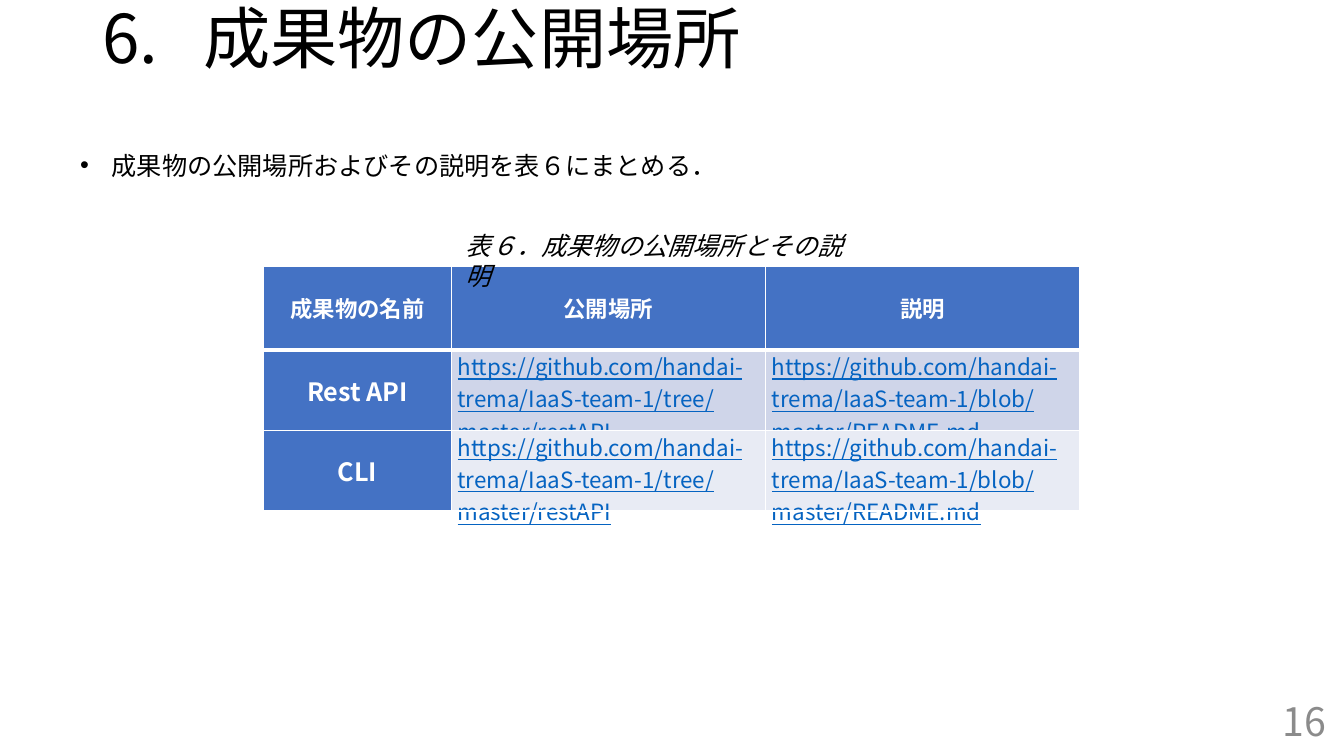
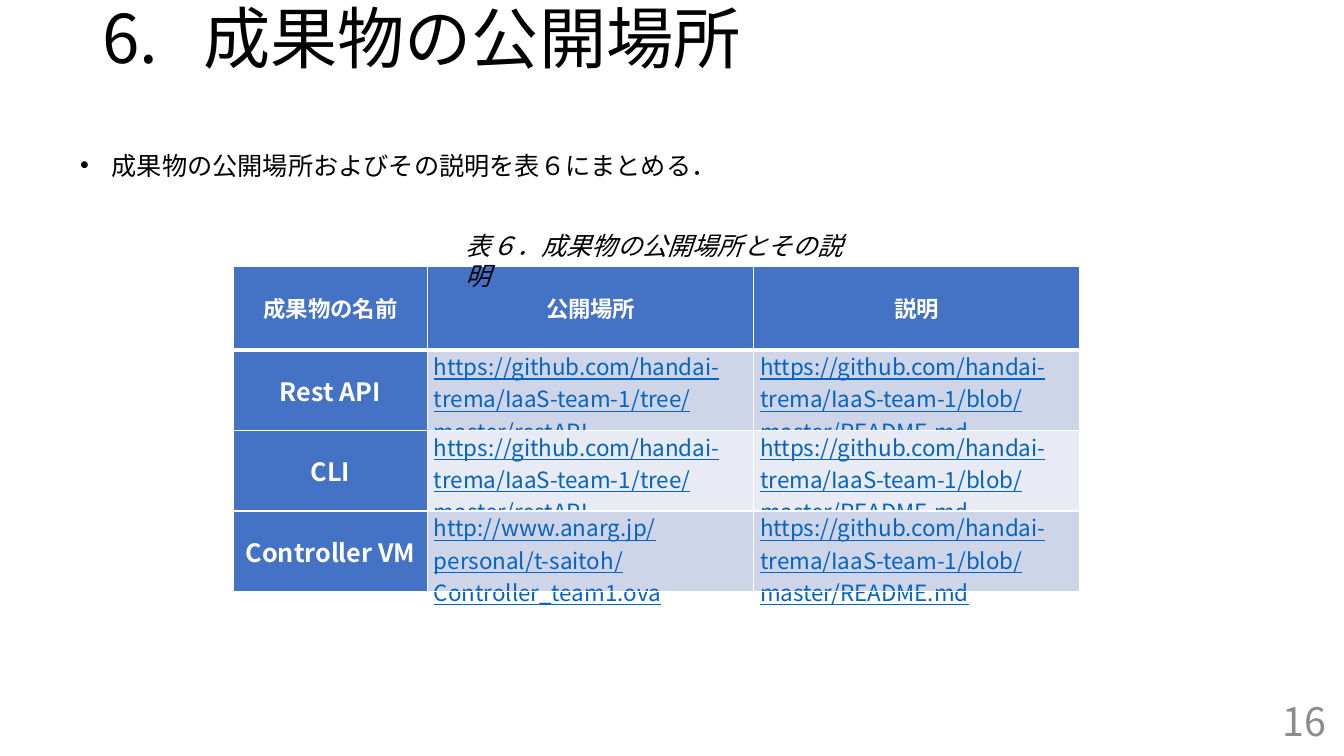
Before and after one commit to handai-trema/IaaS-team-1, a slide deck: slide 16 of FinalReport_team1.pptx. Drawn at 1344x756 pixels with LibreOffice and Linux fonts; fonts in the diff are those of the drawing. Boxes give left, top, right and bottom in pixels: in the first picture for what was removed or moved away, otherwise in the second. Text is boxed around its words. In the diff, an @@ line names an element or a change of style, - is before the commit and + after.

Commit message:
Controller VM へのリンクを追加

```diff
--- a/FinalReport_team1.pptx
+++ b/FinalReport_team1.pptx
@@ table at bbox=[233, 266, 1081, 610] @@
+row 4: Controller VM | http://www.anarg.jp/personal/t-saitoh/Controller_team1.ova | https://github.com/handai-trema/IaaS-team-1/blob/master/README.md
@@ table: place and size @@
-table at bbox=[264, 266, 1081, 529]
+table at bbox=[233, 266, 1081, 610]
```
